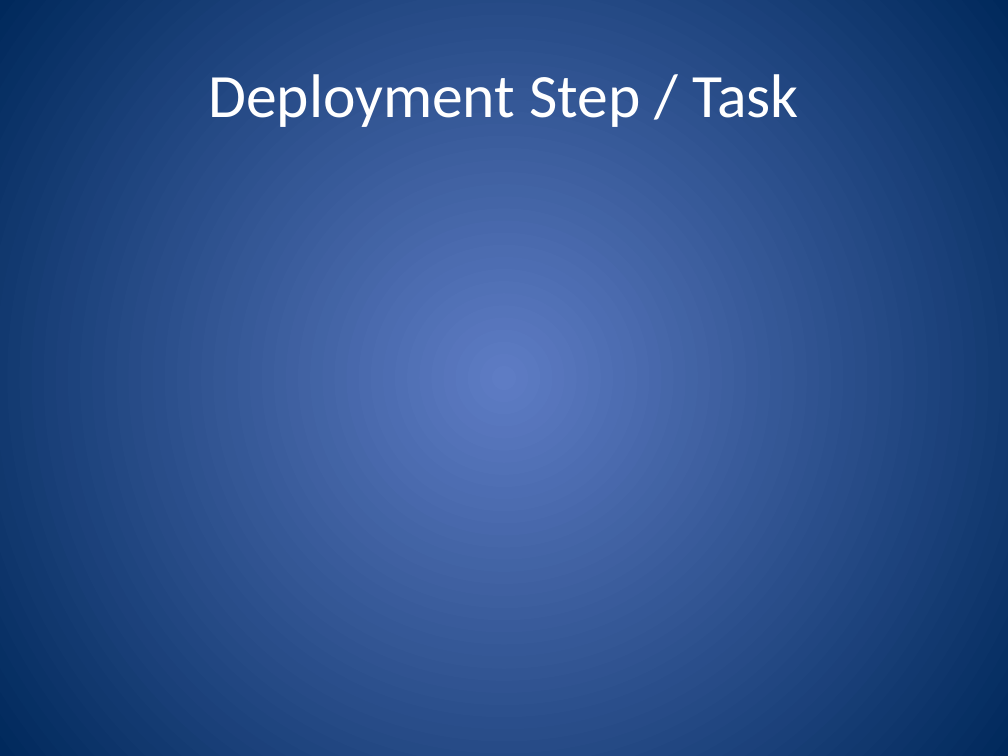
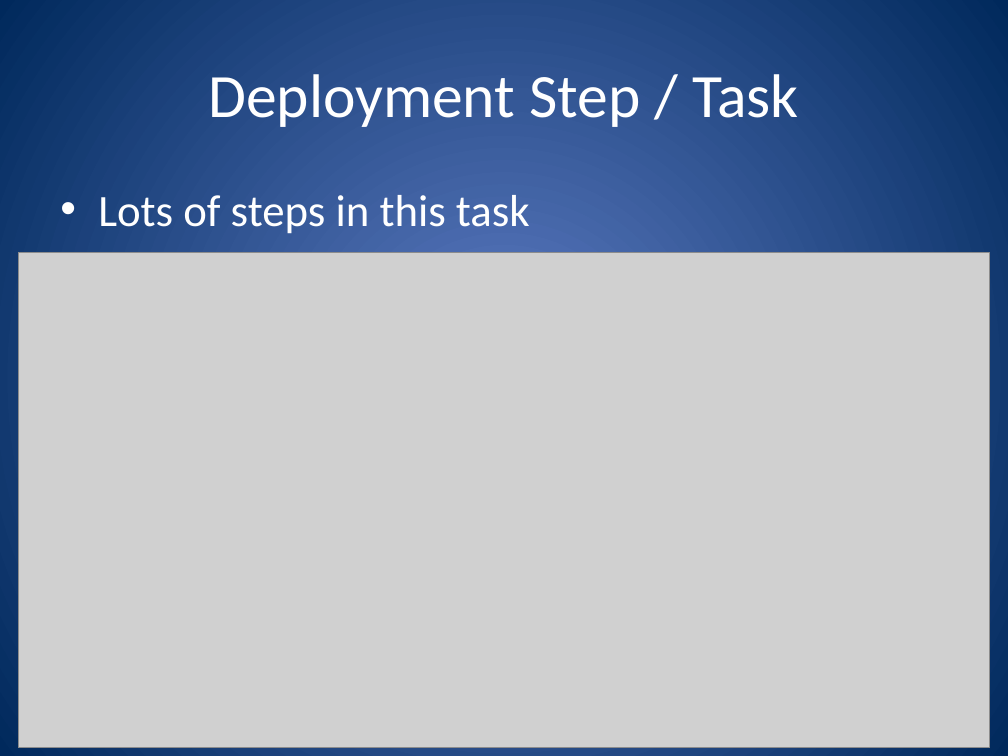
Before and after one commit to ferventcoder/presentations, a slide deck: slide 23 of dotNet/dropkick/DropkicK.pptx (slide 22 before the commit). Drawn at 1008x756 pixels with LibreOffice and Linux fonts; fonts in the diff are those of the drawing; grey boxes stand for pictures. Boxes give left, top, right and bottom in pixels: in the first picture for what was removed or moved away, otherwise in the second. Text is boxed around its words. In the diff, an @@ line names an element or a change of style, - is before the commit and + after.

Commit message:
prepping source for presentation - minus deployment

```diff
--- a/dotNet/dropkick/DropkicK.pptx
+++ b/dotNet/dropkick/DropkicK.pptx
@@ text added at (98,195,530,234), 32 pt, text #FFFFFF @@
+• Lots of steps in this task
@@ picture added at (18,253,990,748) @@
```
Also in this commit, not shown: 4 other slides changed, 2 slides added, 1 slide removed, 12 other files.
